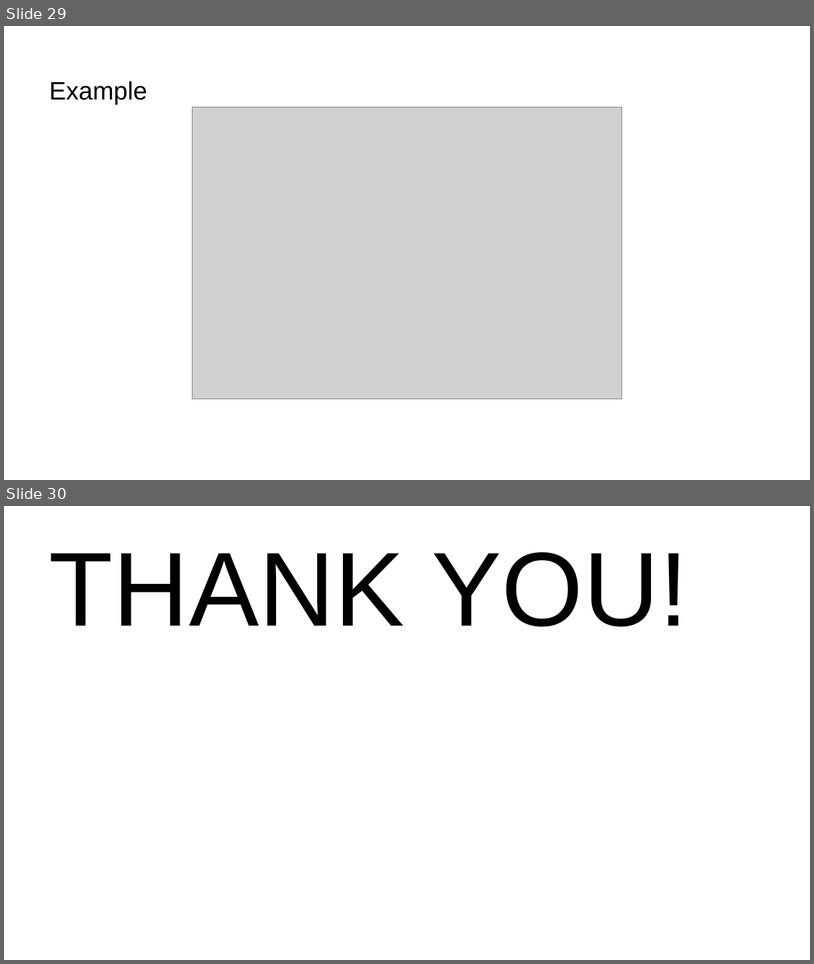
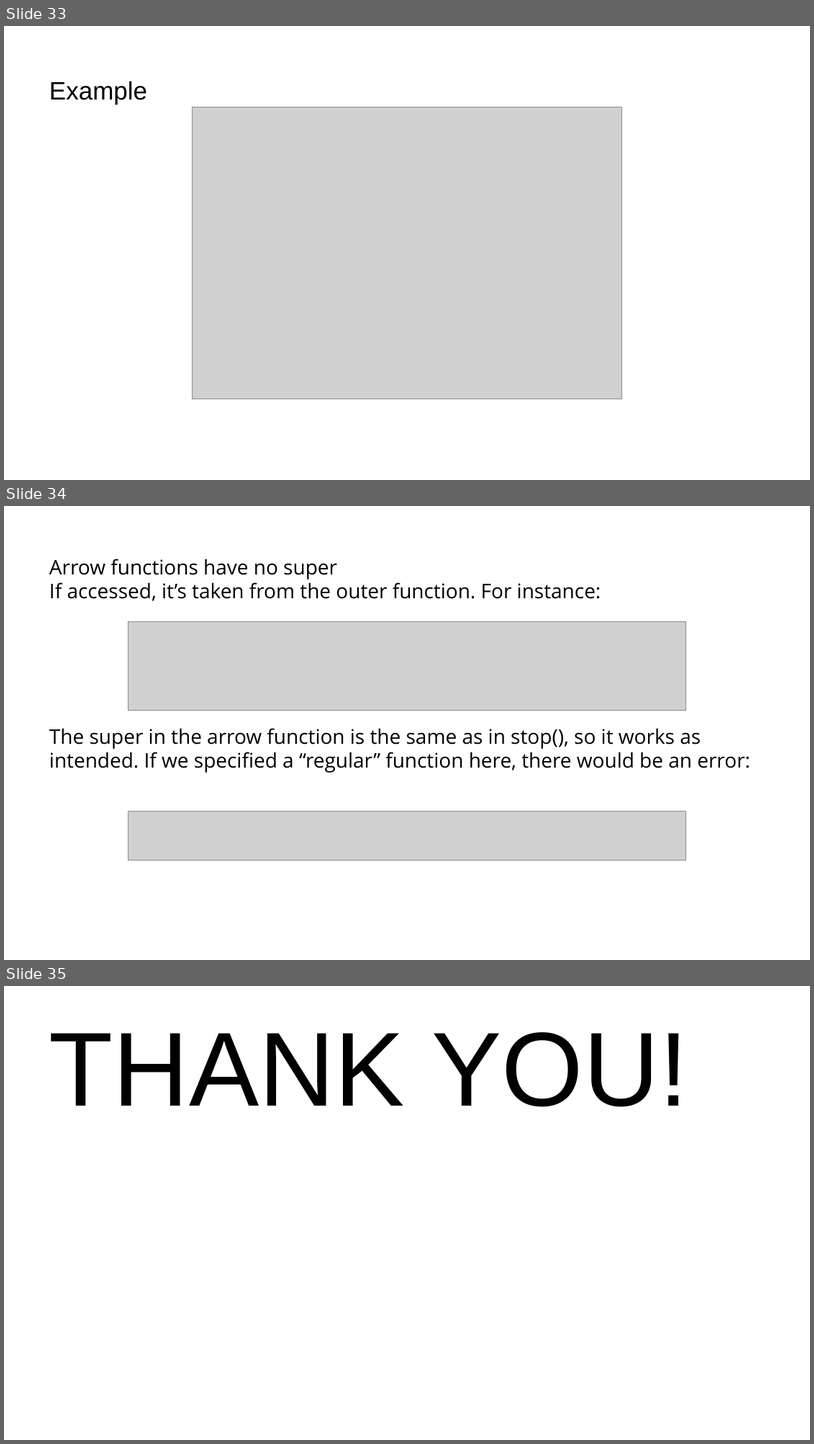
Before and after one commit to RostyslavSynenko/Lv-469.NodeJS, a slide deck: presentations/Classes.pptx. Shown one above the other, each under a label of ours: slides 29 and 30 before the commit, slides 33, 34 and 35 after it. The pictures are 814x964 and 814x1444 pixels, drawn with LibreOffice and Linux fonts; fonts in the diff are those of the drawing; grey boxes stand for pictures; background and template pictures are left out. Boxes give left, top, right and bottom in pixels: in the first picture for what was removed or moved away, otherwise in the second. Text is boxed around its words. In the diff, an @@ line names an element or a change of style, - is before the commit and + after.

```diff
--- a/presentations/Classes.pptx
+++ b/presentations/Classes.pptx
@@ slide 34 added at (4,506,810,960), background #FFFFFF @@
@@ title added at (49,559,751,772), 24 pt, text #000000 @@
+Arrow functions have no super
+If accessed, it’s taken from the outer function. For instance:
+The super in the arrow function is the same as in stop(), so it works as intended. If we specified a “regular” function here, there would be an error:
@@ picture added at (129,621,687,710) @@
@@ picture added at (129,811,687,860) @@
@@ what was slide 29 is now slide 33 @@
@@ what was slide 30 is now slide 35 @@
```
Also in this commit, not shown: 2 slides changed, 4 other slides added.
